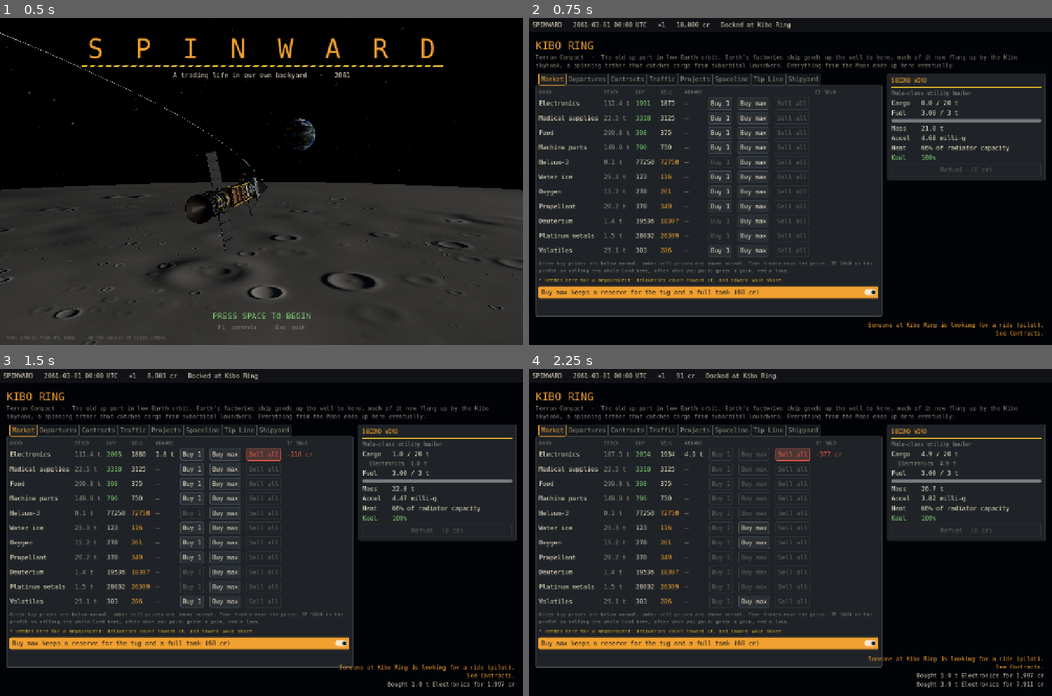
Above: before the commit, frames 1-4 (two rows, left to right).
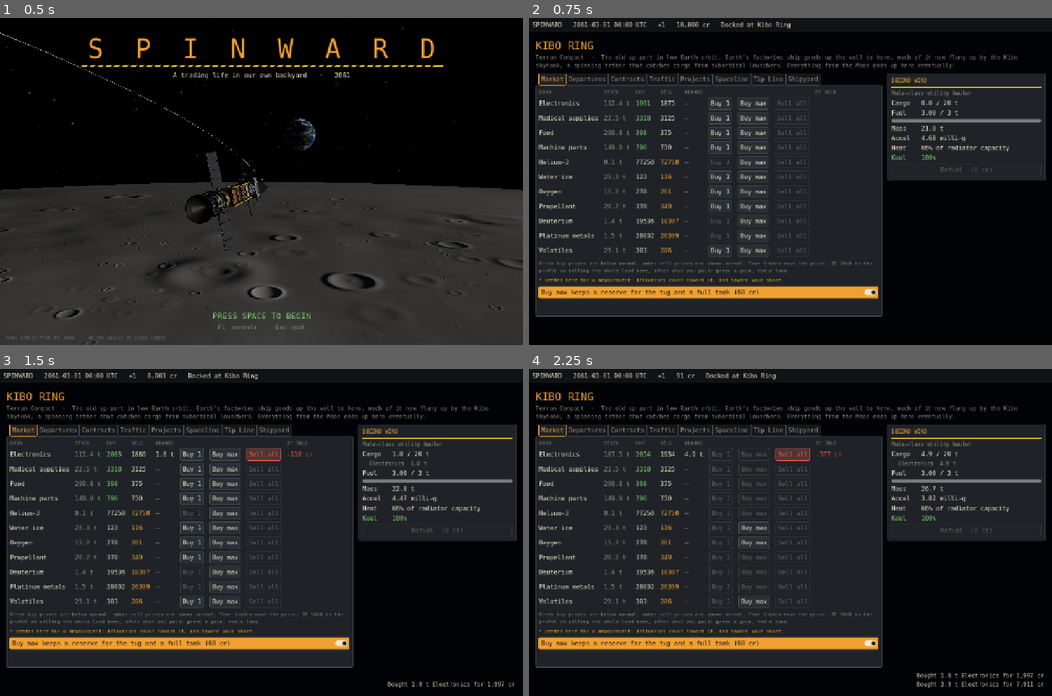
Above: after the commit, the same moments.

Repository: SeanDuggan1970/Spinward
Game: Godot game, scene res://view/main.tscn
Two runs of this game, one before a commit and one after it. Both use one fixed random seed, a clock stepped at 60 frames per second and the inputs below.
Inputs (mouse positions are in pixels of both pictures, inside the frame that each line leads up to):
- Up to frame 1 (0.5 s): no input
- Up to frame 2 (0.75 s): tap Enter at 0.5 s; move the mouse to (905, 165) at 0.52 s; hold E (flight_roll_right) from 0.53 s (still down); tap Down (climber_look_down) at 0.6 s; click (905, 165) at 0.67 s
- Up to frame 3 (1.5 s): release E (flight_roll_right) at 1.25 s; click "Buy 1" at 1.25 s
- Up to frame 4 (2.25 s): click "Buy max" at 2 s

Frame 1 is identical in both runs. In frame 2, 0.3% of the frame differs, in the area x 64-99%, y 93-98%; in frame 3, 0.3%, in the area x 64-99%, y 90-95%; in frame 4, 0.3%.

Commit message:
List satellite launches on top of courier work; balance notes
Co-Authored-By: Claude Opus 5.5 <noreply@anthropic.com>
Claude-Session: https://claude.ai/code/session_01VLMdL8vq7yw6hfUADMNvgL

Diff:
--- a/sim/systems/contract_system.gd
+++ b/sim/systems/contract_system.gd
@@ -128,7 +128,8 @@
 	board = board.filter(func(o): return float(o["expires_t"]) > s.time_s)
 	var cap := int(data.contracts["board"]["max_offers"])
 	var tries := 0
-	while board.filter(func(o): return o["channel"] == "board").size() < cap and tries < cap * 3:
+	# Satellite launches are listed on top of the courier work, not instead of it.
+	while board.filter(func(o): return o["channel"] == "board" and not o.get("payload", false)).size() < cap and tries < cap * 3:
 		tries += 1
 		var kind := Contracts.pick_kind(data, _rng, func(_k): return true)
 		var offer := Contracts.make_offer(data, sim().ephemeris, s, _rng, place, kind, "board")
Not shown, added: view/flight/satellite_model.gd.uid
Not shown, changed: docs/balance/NOTES.md
Not shown, changed: docs/balance/report.md
